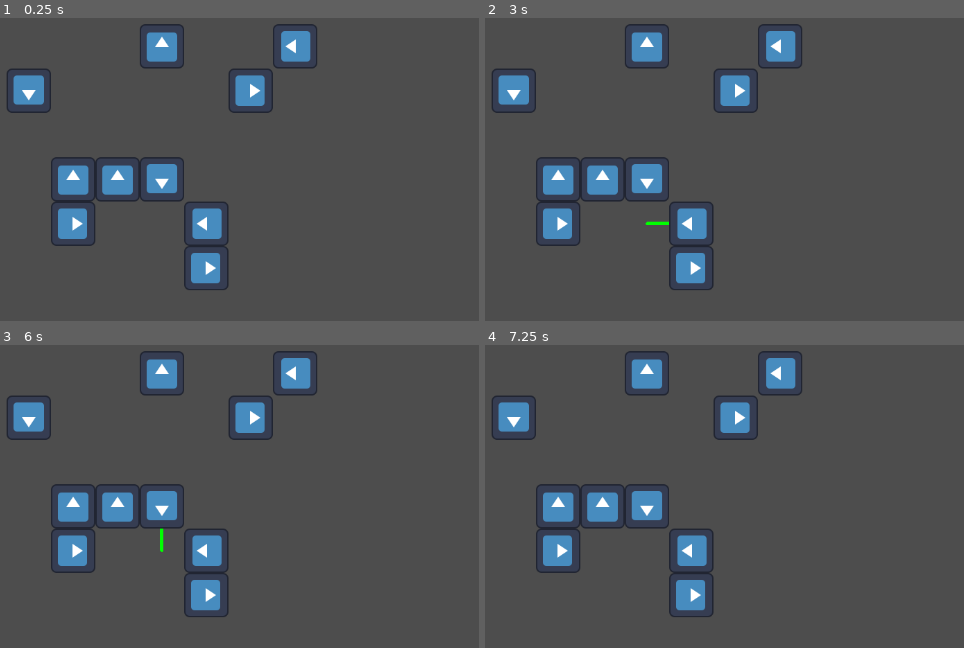
Above: before the commit, frames 1-4 (two rows, left to right).
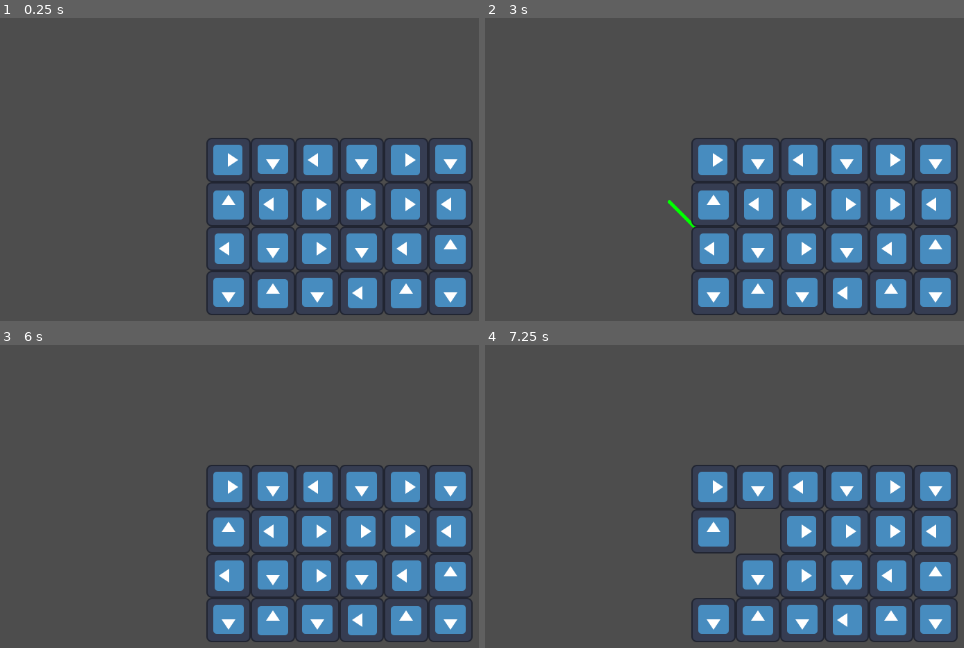
Above: after the commit, the same moments.

Repository: sbxte/gimapp25-hands-on
Game: Godot game, scene res://scenes/Main.tscn
The game is run twice, just before and just after one commit, with the same random seed, the same clock (stepped at 60 frames per second) and the same inputs. The engine's default icon, where the game draws it, is replaced by a stand-in: a white triangle on a blue panel in a dark square.
Inputs (mouse positions are in pixels of both pictures, inside the frame that each line leads up to):
- Up to frame 1 (0.25 s): no input
- Up to frame 2 (3 s): tap Enter at 0.5, 2.75 s; drag from (556, 224) to (906, 127) at 0.52 s; drag from (513, 90) to (786, 314) at 1.27 s; tap Space at 2 s; move the mouse to (556, 178) at 2.02 s; click (556, 178) at 2.17 s; drag from (690, 224) to (585, 160) at 2.77 s
- Up to frame 3 (6 s): tap Space at 3.5, 5 s; drag from (249, 417) to (378, 554) at 3.52 s; tap Enter at 4.25 s; drag from (119, 505) to (220, 441) at 4.27 s; move the mouse to (162, 372) at 5.02 s; click (162, 372) at 5.17 s; drag from (162, 505) to (182, 575) at 5.77 s
- Up to frame 4 (7.25 s): drag from (690, 596) to (906, 454) at 6.52 s

The runs differ from the first frame. In frame 1, 27% of the frame differs, in the area x 1-99%, y 1-99%; in frame 2, 27%; in frame 3, 27%; in frame 4, 26%.

Commit message:
feat: rectangle level generator

Diff:
--- a/scripts/main.gd
+++ b/scripts/main.gd
@@ -13,13 +13,7 @@
 	Events.connect("cat_mouse_click", cat_mouse_click)
 	Events.connect("cat_mouse_enter", cat_mouse_enter)
 
-	# Spawn cats randomly
-	for i in range(10):
-		var instance: Cat = cat_scene.instantiate()
-		instance.position = Vector2(randf_range(100, 600), randf_range(50, 400)).snapped(snap_vec)
-		instance.type = randi_range(1, 4)
-		add_child(instance)
-
+	gen_cats_rect(Vector2i(6, 4))
 
 func _process(_delta: float) -> void:
 	# When the mouse is released, clear the line path
@@ -33,10 +27,10 @@
 	if not dragging:
 		return
 
-	var snap_to = get_global_mouse_position().snapped(snap_vec)
+	var snap_to = (get_global_mouse_position() - snap_vec / 2).snapped(snap_vec)
 	if path[path.size() - 1] != snap_to:
 		queue_redraw()
-		path.push_back(snap_to)
+		path.push_back(snap_to + snap_vec / 2)
 
 
 func _draw() -> void:
@@ -44,9 +38,9 @@
 	# To draw the whole line, draw line segments connecting each point
 	if path.size() == 0:
 		return
-	for cell_i in range(1, path.size()):
-		draw_circle(path[cell_i], 2, Color.GREEN)
-		draw_line(path[cell_i - 1], path[cell_i], Color.GREEN, 5.0)
+	for point_i in range(1, path.size()):
+		draw_circle(path[point_i], 2, Color.GREEN)
+		draw_line(path[point_i - 1], path[point_i], Color.GREEN, 5.0)
 
 func cat_mouse_click(pos: Vector2, cat: Cat) -> void:
 	# When beginning to press and mouse is hovering above a cat,
@@ -80,3 +74,41 @@
 	# FIX: Path does not visually connect to the paired cat
 	path.clear()
 	queue_redraw()
+
+func gen_cats_rect(grid_size: Vector2i) -> void:
+	var grid_shift := DisplayServer.window_get_size() / 2
+	var x_half := grid_size.x / 2
+	var y_half := grid_size.y / 2
+	var min_half = mini(x_half, y_half)
+	var cells_taken = []
+	for i in range(min_half):
+		var width = (x_half - min_half + 1 + i) * 2
+		var height = (y_half - min_half + 1 + i) * 2
+		var area = 2 * (width + height - 2)
+		var pairs: int = area / 2
+		cells_taken.clear()
+		cells_taken.resize(area)
+		cells_taken.fill(false)
+		for p in range(pairs):
+			var type = randi_range(1, 4)
+			for _i in range(2):
+				var pos: Vector2i
+				while true:
+					var ridx = randi_range(0, area - 1)
+					if not cells_taken[ridx]:
+						if ridx < width:
+							pos = Vector2i(ridx, 0)
+						elif ridx < width + height - 1:
+							pos = Vector2i(width - 1, ridx - width + 1)
+						elif ridx < 2 * width + height - 2:
+							pos = Vector2i((width - 1) - (ridx - (width + height - 1)) - 1, height - 1)
+						else:
+							pos = Vector2i(0, (height - 1) - (ridx - (2 * width + height - 2)) - 1)
+						cells_taken[ridx] = true
+						break
+
+				var instance: Cat = cat_scene.instantiate()
+				var pos_shift = pos - Vector2i(i + (x_half - min_half), i + (y_half - min_half))
+				instance.position = Vector2(pos_shift.x * snap_vec.x, pos_shift.y * snap_vec.y) + Vector2(grid_shift.x, grid_shift.y) - snap_vec / 2
+				instance.type = type
+				add_child(instance)
